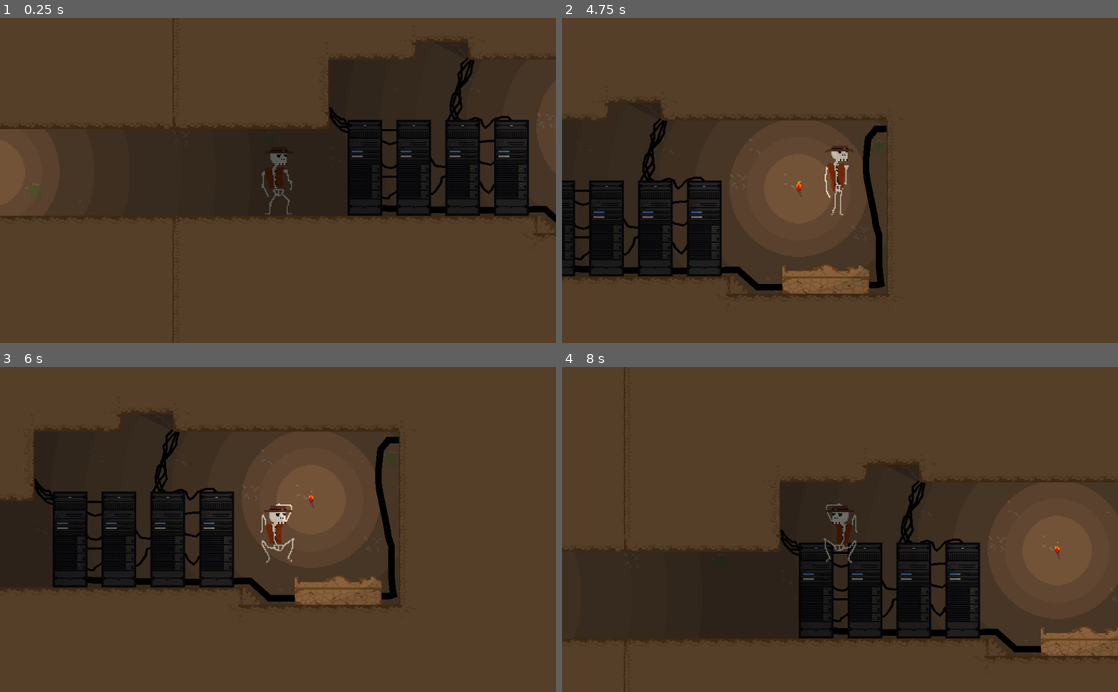
Above: before the commit, frames 1-4 (two rows, left to right).
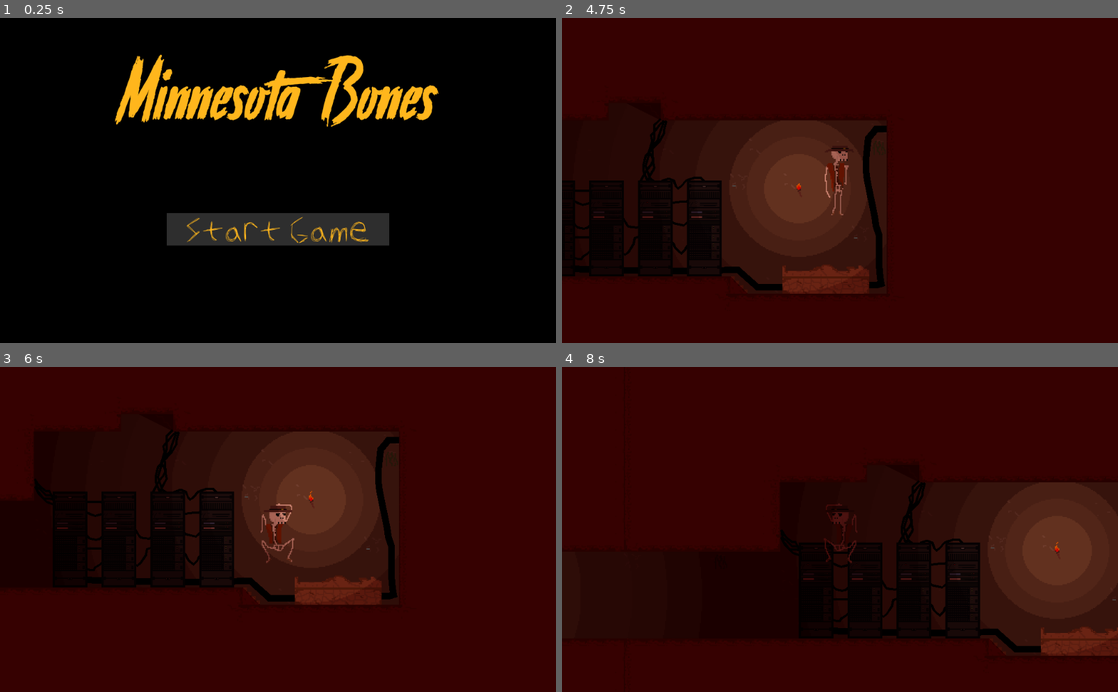
Above: after the commit, the same moments.

Repository: isterkvarn/MinnesotaBones
Game: Godot game, scene res://StartScreen.tscn
Two runs of this game, one before a commit and one after it. Both use one fixed random seed, a clock stepped at 60 frames per second and the inputs below. Before the commit the project starts from res://main.tscn.
Inputs (mouse positions are in pixels of both pictures, inside the frame that each line leads up to):
- Up to frame 1 (0.25 s): no input
- Up to frame 2 (4.75 s): click (840, 229) at 0.5 s, where only the run after the commit has a clickable "Start Game"; tap Enter at 1.25 s; hold D (move_right) 1.28-2.78 s; tap W (jump) at 1.52, 2.27, 3.77, 4.52 s; hold A (move_left) 2.78-3.53 s; hold D (move_right) from 3.53 s (still down)
- Up to frame 3 (6 s): release D (move_right) at 5.03 s; hold A (move_left) 5.03-5.78 s; tap W (jump) at 5.27 s; hold D (move_right) from 5.78 s (still down)
- Up to frame 4 (8 s): release D (move_right) at 6.53 s; hold A (move_left) from 6.53 s (still down); tap W (jump) at 6.77, 7.52 s

The runs differ from the first frame. In frame 1, 94% of the frame differs, in the area x 0-100%, y 0-100%; in frame 2, 92%; in frame 3, 91%; in frame 4, 91%.

Commit message:
added music

Diff:
--- a/crypt_room.tscn
+++ b/crypt_room.tscn
@@ -56,12 +56,12 @@
 
 [node name="AnimatedSprite3" parent="servers" instance=ExtResource( 3 )]
 position = Vector2( 270, -64 )
-frame = 7
+frame = 5
 speed_scale = 0.8
 
 [node name="AnimatedSprite4" parent="servers" instance=ExtResource( 3 )]
 position = Vector2( 315, -64 )
-frame = 4
+frame = 7
 speed_scale = 0.9
 
 [node name="AnimatedSprite5" parent="servers" instance=ExtResource( 3 )]
@@ -77,12 +77,12 @@
 
 [node name="AnimatedSprite3" parent="servers2" instance=ExtResource( 3 )]
 position = Vector2( 270, -64 )
-frame = 6
+frame = 4
 speed_scale = 0.8
 
 [node name="AnimatedSprite4" parent="servers2" instance=ExtResource( 3 )]
 position = Vector2( 315, -64 )
-frame = 4
+frame = 7
 speed_scale = 0.9
 
 [node name="AnimatedSprite5" parent="servers2" instance=ExtResource( 3 )]
--- a/player.gd
+++ b/player.gd
@@ -88,6 +88,10 @@
 		if collision.collider.is_in_group("bodies"):
 			collision.collider.apply_central_impulse(-collision.normal * 20)
 
+func play_runmusic():
+	$runmusic.playing = true
+	$cavemusic.playing = false
+
 func die():
 	if !dead:
 		# create deathparticles
@@ -100,5 +104,10 @@
 		remove_child(camera)
 		get_parent().add_child(camera)
 		camera.global_position = self.global_position
+
+		var runmusic = $runmusic
+		remove_child(runmusic)
+		get_parent().add_child(runmusic)
+
 		queue_free()
 		dead = true
--- a/player.tscn
+++ b/player.tscn
@@ -14,6 +14,8 @@
 [ext_resource path="res://assets/bones sprites/bones_walk4.png" type="Texture" id=12]
 [ext_resource path="res://assets/bones sprites/bones_walk6.png" type="Texture" id=13]
 [ext_resource path="res://player.gd" type="Script" id=14]
+[ext_resource path="res://assets/music/Minnesota bones - explore.mp3" type="AudioStream" id=15]
+[ext_resource path="res://assets/music/Minnesota bones - run.mp3" type="AudioStream" id=16]
 
 [sub_resource type="CapsuleShape2D" id=1]
 radius = 11.0
@@ -57,3 +59,10 @@
 frames = SubResource( 2 )
 animation = "jump"
 frame = 3
+
+[node name="runmusic" type="AudioStreamPlayer2D" parent="."]
+stream = ExtResource( 16 )
+
+[node name="cavemusic" type="AudioStreamPlayer2D" parent="."]
+stream = ExtResource( 15 )
+autoplay = true
--- a/project.godot
+++ b/project.godot
@@ -11,7 +11,7 @@
 [application]
 
 config/name="Minnesota Bones"
-run/main_scene="res://main.tscn"
+run/main_scene="res://StartScreen.tscn"
 config/icon="res://icon.png"
 
 [debug]
--- a/torch.tscn
+++ b/torch.tscn
@@ -22,7 +22,7 @@
 
 [node name="AnimatedSprite" type="AnimatedSprite" parent="."]
 frames = SubResource( 1 )
-frame = 3
+frame = 6
 playing = true
 
 [node name="Light2D" type="Light2D" parent="."]
--- a/wall.tscn
+++ b/wall.tscn
@@ -57,75 +57,76 @@
 [node name="AnimatedSprite" type="AnimatedSprite" parent="sprites"]
 position = Vector2( 16, 0 )
 frames = SubResource( 1 )
-frame = 6
+frame = 7
 playing = true
 offset = Vector2( -16, 0 )
 
 [node name="AnimatedSprite2" type="AnimatedSprite" parent="sprites"]
 position = Vector2( 16, 128 )
 frames = SubResource( 1 )
+frame = 1
 playing = true
 offset = Vector2( -16, 0 )
 
 [node name="AnimatedSprite3" type="AnimatedSprite" parent="sprites"]
 position = Vector2( 16, 256 )
 frames = SubResource( 1 )
-frame = 3
+frame = 4
 playing = true
 offset = Vector2( -16, 0 )
 
 [node name="AnimatedSprite4" type="AnimatedSprite" parent="sprites"]
 position = Vector2( 16, 384 )
 frames = SubResource( 1 )
-frame = 2
+frame = 3
 playing = true
 offset = Vector2( -16, 0 )
 
 [node name="AnimatedSprite5" type="AnimatedSprite" parent="sprites"]
 position = Vector2( 16, 512 )
 frames = SubResource( 1 )
-frame = 1
+frame = 2
 playing = true
 offset = Vector2( -16, 0 )
 
 [node name="AnimatedSprite6" type="AnimatedSprite" parent="sprites"]
 position = Vector2( 16, -128 )
 frames = SubResource( 1 )
-frame = 7
+frame = 8
 playing = true
 offset = Vector2( -16, 0 )
 
 [node name="AnimatedSprite7" type="AnimatedSprite" parent="sprites"]
 position = Vector2( 16, -256 )
 frames = SubResource( 1 )
-frame = 3
+frame = 4
 playing = true
 offset = Vector2( -16, 0 )
 
 [node name="AnimatedSprite8" type="AnimatedSprite" parent="sprites"]
 position = Vector2( 16, -384 )
 frames = SubResource( 1 )
-frame = 2
+frame = 3
 playing = true
 offset = Vector2( -16, 0 )
 
 [node name="AnimatedSprite9" type="AnimatedSprite" parent="sprites"]
 position = Vector2( 16, -512 )
 frames = SubResource( 1 )
+frame = 1
 playing = true
 offset = Vector2( -16, 0 )
 
 [node name="AnimatedSprite10" type="AnimatedSprite" parent="sprites"]
 position = Vector2( 16, -640 )
 frames = SubResource( 1 )
-frame = 8
 playing = true
 offset = Vector2( -16, 0 )
 
 [node name="AnimatedSprite11" type="AnimatedSprite" parent="sprites"]
 position = Vector2( 16, -768 )
 frames = SubResource( 1 )
-frame = 6
+frame = 7
 playing = true
 offset = Vector2( -16, 0 )
 
@@ -137,75 +138,77 @@
 [node name="AnimatedSprite12" type="AnimatedSprite" parent="sprites"]
 position = Vector2( 16, 1408 )
 frames = SubResource( 1 )
-frame = 6
+frame = 7
 playing = true
 offset = Vector2( -16, 0 )
 
 [node name="AnimatedSprite13" type="AnimatedSprite" parent="sprites"]
 position = Vector2( 16, 1536 )
 frames = SubResource( 1 )
+frame = 1
 playing = true
 offset = Vector2( -16, 0 )
 
 [node name="AnimatedSprite14" type="AnimatedSprite" parent="sprites"]
 position = Vector2( 16, 1664 )
 frames = SubResource( 1 )
-frame = 2
+frame = 3
 playing = true
 offset = Vector2( -16, 0 )
 
 [node name="AnimatedSprite15" type="AnimatedSprite" parent="sprites"]
 position = Vector2( 16, 1792 )
 frames = SubResource( 1 )
-frame = 2
+frame = 3
 playing = true
 offset = Vector2( -16, 0 )
 
 [node name="AnimatedSprite16" type="AnimatedSprite" parent="sprites"]
 position = Vector2( 16, 1920 )
 frames = SubResource( 1 )
-frame = 1
+frame = 2
 playing = true
 offset = Vector2( -16, 0 )
 
 [node name="AnimatedSprite17" type="AnimatedSprite" parent="sprites"]
 position = Vector2( 16, 1280 )
 frames = SubResource( 1 )
-frame = 7
+frame = 8
 playing = true
 offset = Vector2( -16, 0 )
 
 [node name="AnimatedSprite18" type="AnimatedSprite" parent="sprites"]
 position = Vector2( 16, 1152 )
 frames = SubResource( 1 )
-frame = 3
+frame = 4
 playing = true
 offset = Vector2( -16, 0 )
 
 [node name="AnimatedSprite19" type="AnimatedSprite" parent="sprites"]
 position = Vector2( 16, 1024 )
 frames = SubResource( 1 )
-frame = 2
+frame = 3
 playing = true
 offset = Vector2( -16, 0 )
 
 [node name="AnimatedSprite20" type="AnimatedSprite" parent="sprites"]
 position = Vector2( 16, 896 )
 frames = SubResource( 1 )
+frame = 1
 playing = true
 offset = Vector2( -16, 0 )
 
 [node name="AnimatedSprite21" type="AnimatedSprite" parent="sprites"]
 position = Vector2( 16, 768 )
 frames = SubResource( 1 )
-frame = 7
+frame = 8
 playing = true
 offset = Vector2( -16, 0 )
 
 [node name="AnimatedSprite22" type="AnimatedSprite" parent="sprites"]
 position = Vector2( 16, 640 )
 frames = SubResource( 1 )
-frame = 6
+frame = 7
 playing = true
 offset = Vector2( -16, 0 )
 
--- a/wallDetect.gd
+++ b/wallDetect.gd
@@ -6,6 +6,10 @@
 
 func _on_body_entered(body):
 	if body.is_in_group("player"):
+		# play escape music
+		body.play_runmusic()
+		var canvas = get_parent().get_parent().get_parent().get_parent().get_node("CanvasModulate")
+		canvas.set_color(Color(0.25, 0.01, 0.01, 1))
 		get_parent().going = true
 		queue_free()
 #	pass
Not shown, added: assets/music/Minnesota bones - explore.mp3.import
Not shown, added: assets/music/Minnesota bones - run.mp3.import
Not shown: 1 places in player.tscn that only renumber resources
Not shown, added: assets/music/Minnesota bones - explore.mp3
Not shown, added: assets/music/Minnesota bones - run.mp3
